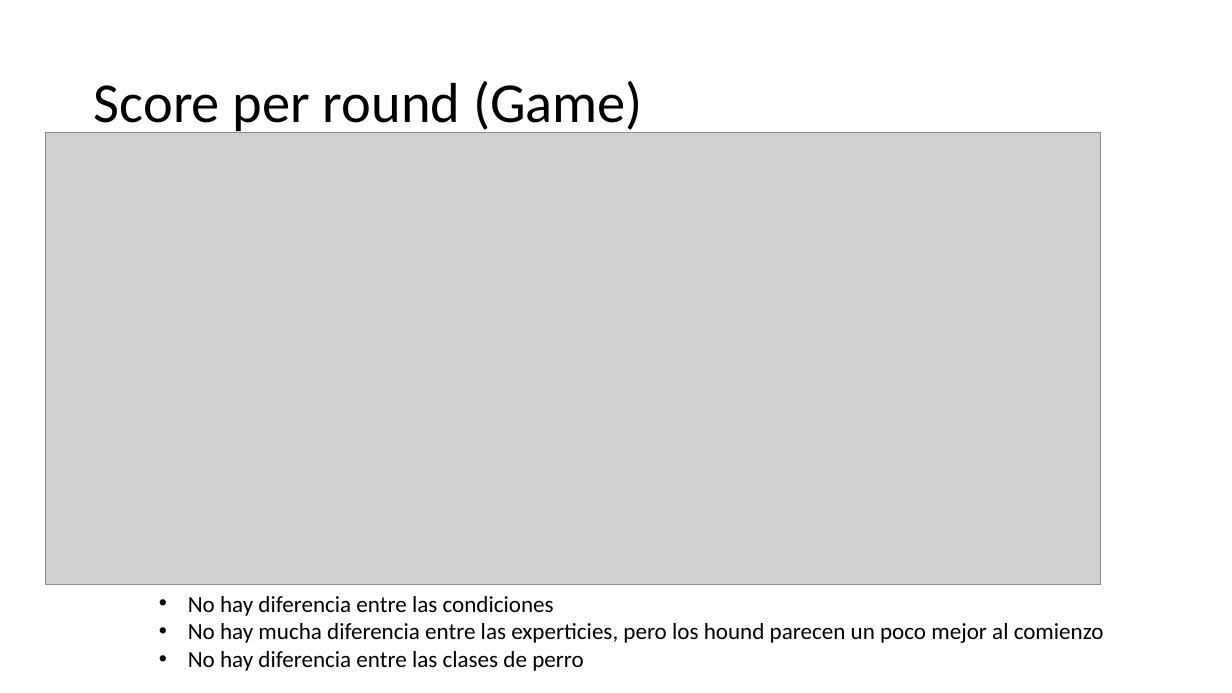
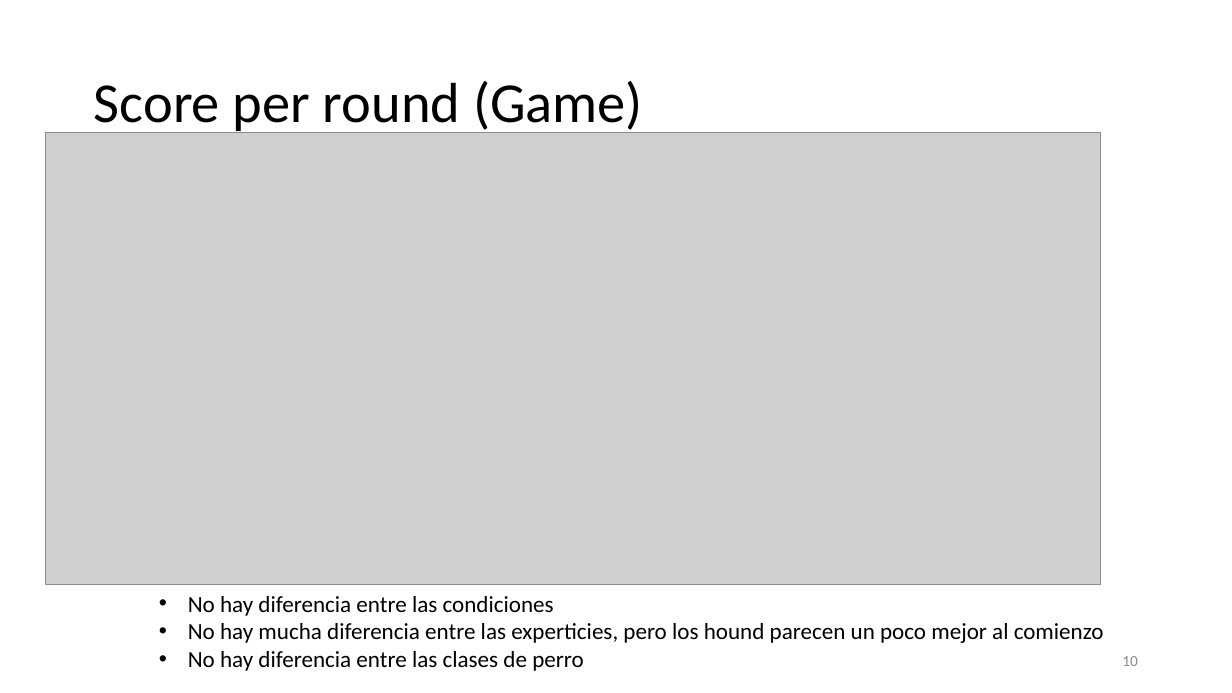
Before and after one commit to Slendercoder/DatosDLL, a slide deck: slide 10 of 12-16-18-23-27-sept-2019/Analysis/Colaboración, uso del lenguaje y comprensión.pptx. Drawn at 1232x693 pixels with LibreOffice and Linux fonts; fonts in the diff are those of the drawing; grey boxes stand for pictures. Boxes give left, top, right and bottom in pixels: in the first picture for what was removed or moved away, otherwise in the second. Text is boxed around its words. In the diff, an @@ line names an element or a change of style, - is before the commit and + after.

```diff
--- a/12-16-18-23-27-sept-2019/Analysis/Colaboración, uso del lenguaje y comprensión.pptx
+++ b/12-16-18-23-27-sept-2019/Analysis/Colaboración, uso del lenguaje y comprensión.pptx
@@ page number added at [1122, 656, 1138, 666], 12 pt, text #8C8C8C @@
+10
```
Also in this commit, not shown: 18 other slides changed, 15 slides added, 1 slide removed, 12 other files.
